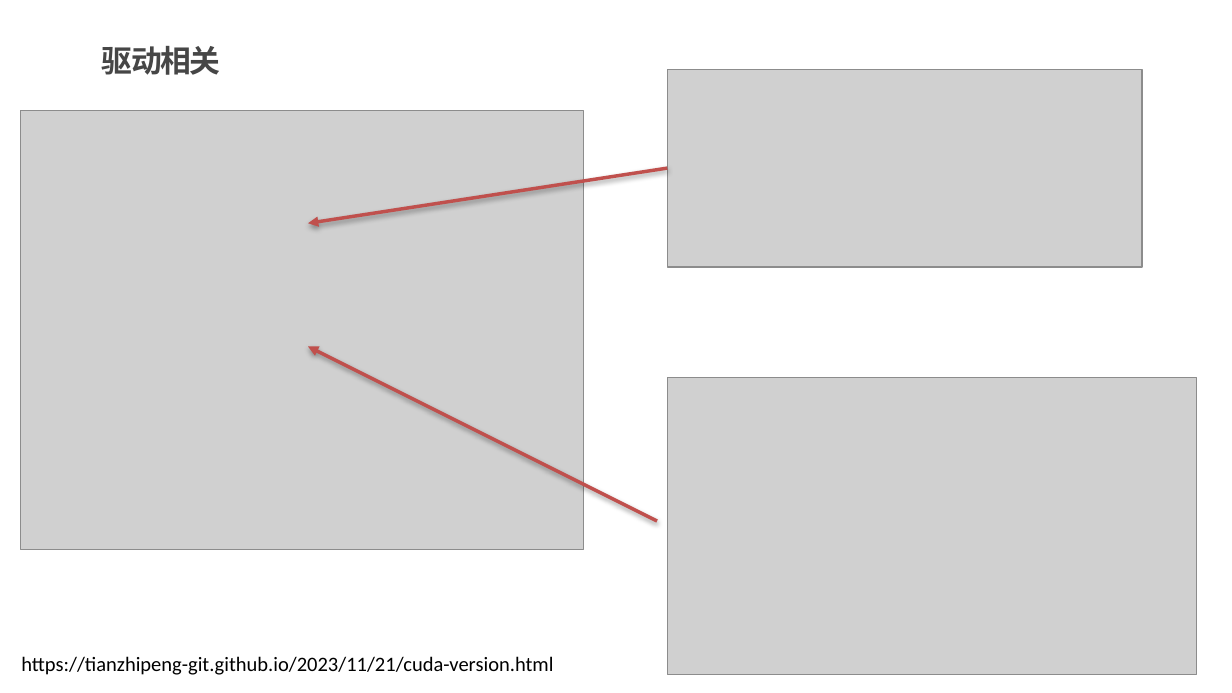
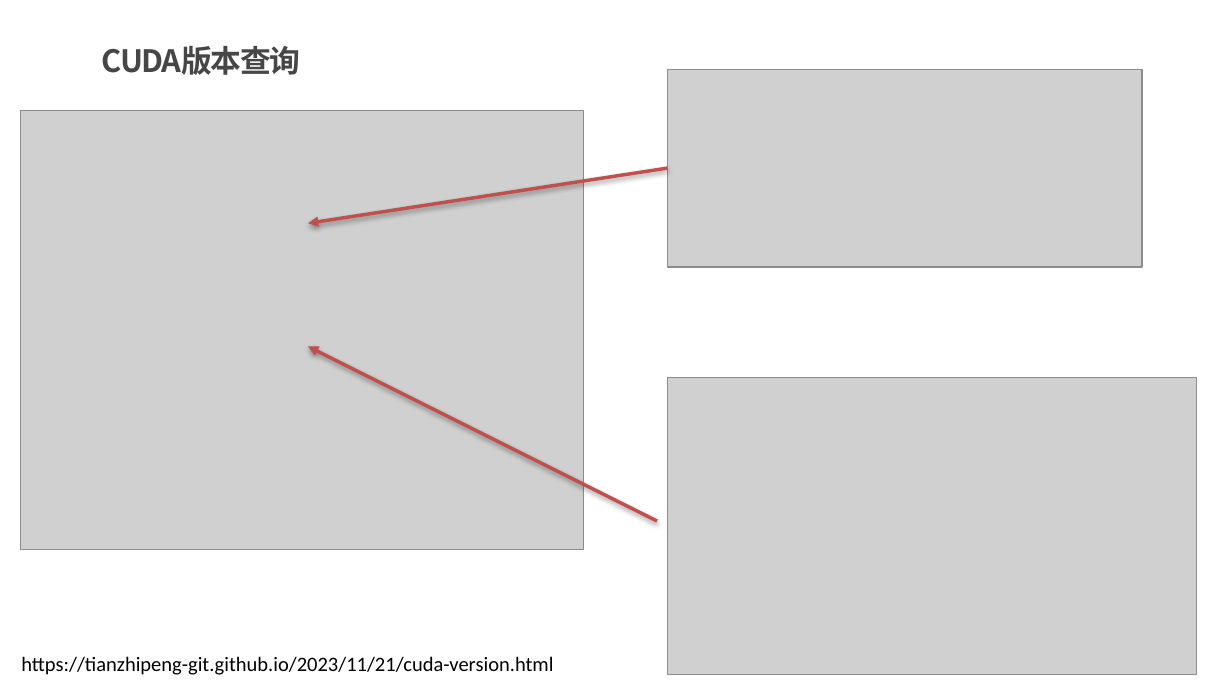
Before and after one commit to xws117/Bilibili-tutorial, a slide deck: slide 17 of 3-CUDA C编程及GPU基本知识.pptx. Drawn at 1232x693 pixels with LibreOffice and Linux fonts; fonts in the diff are those of the drawing; grey boxes stand for pictures; background and template pictures are left out. Boxes give left, top, right and bottom in pixels: in the first picture for what was removed or moved away, otherwise in the second. Text is boxed around its words. In the diff, an @@ line names an element or a change of style, - is before the commit and + after.

```diff
--- a/3-CUDA C编程及GPU基本知识.pptx
+++ b/3-CUDA C编程及GPU基本知识.pptx
@@ title at <box>102,46,300,75</box>: text changed @@
-驱动相关
+CUDA版本查询
```
Also in this commit, not shown: 7 other slides changed, 16 slides added, 25 slides removed.
